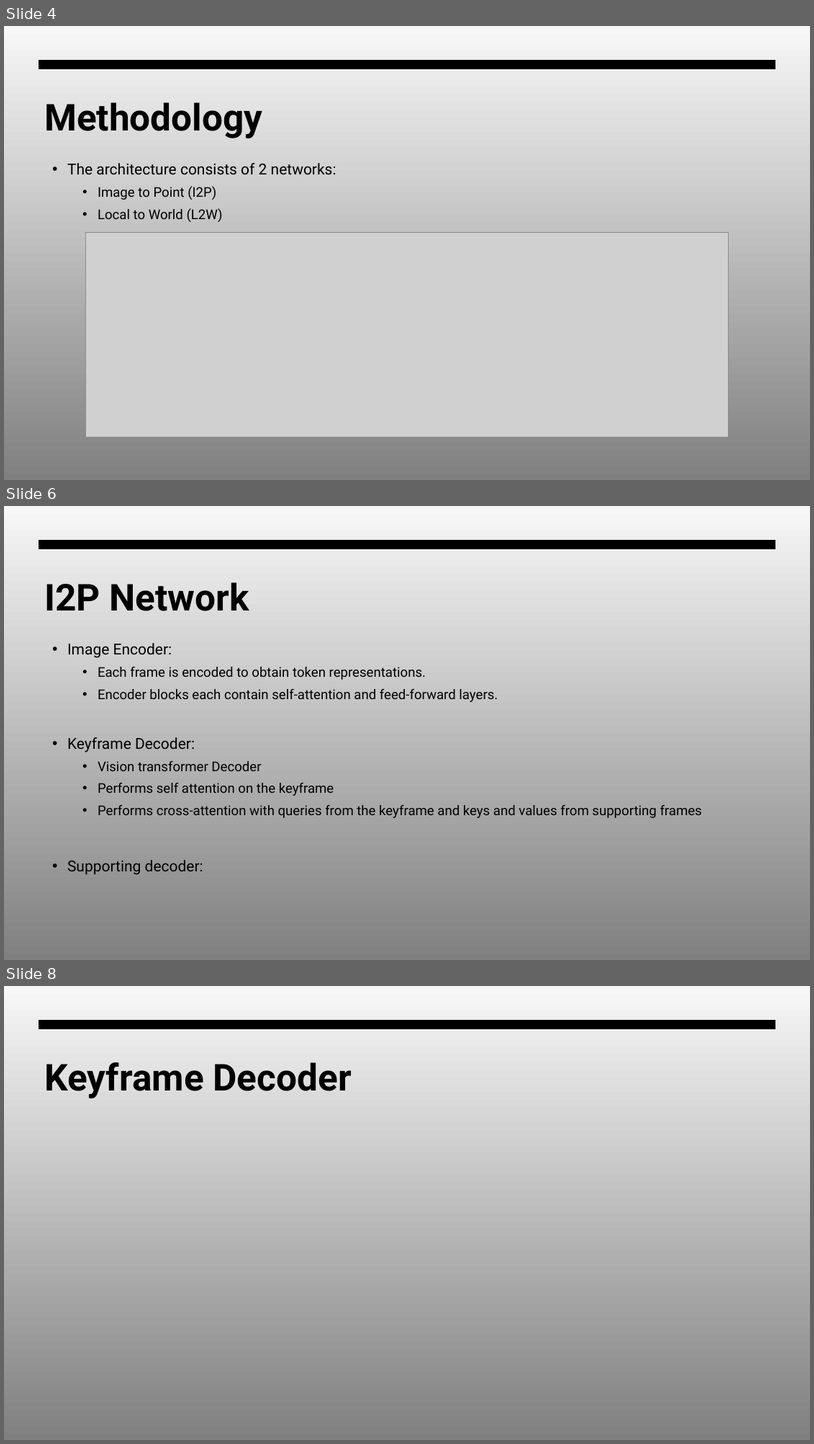
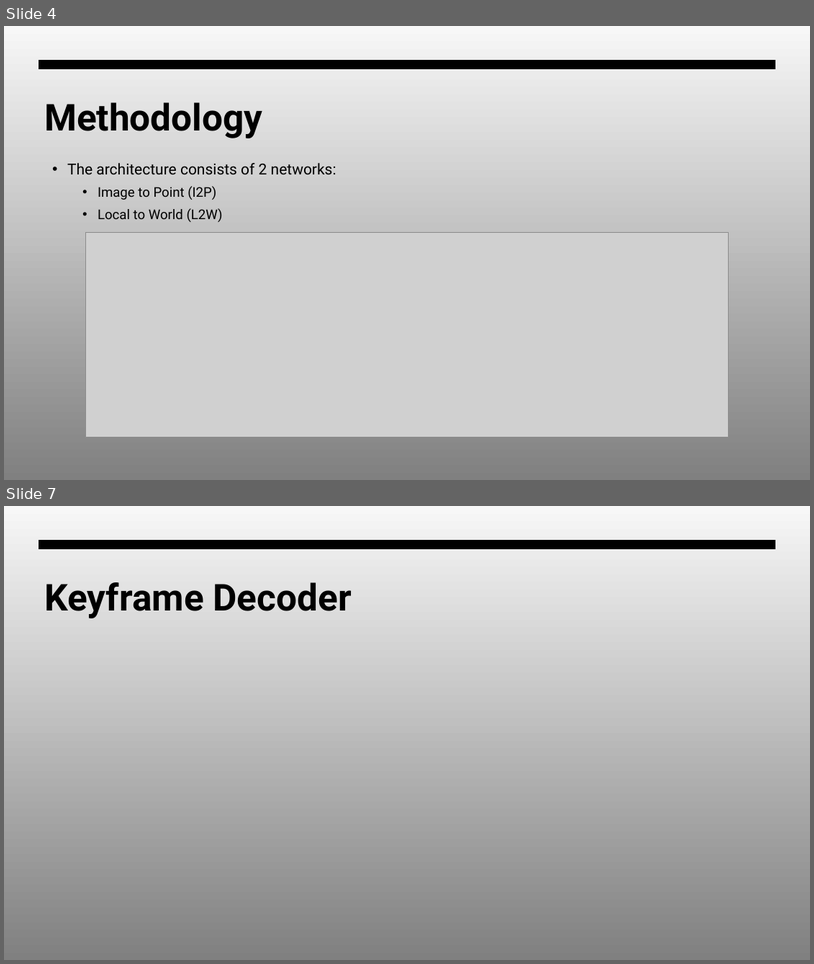
Before and after one commit to Warren-SJ/SLAM3R, a slide deck: SLAM3R.pptx. Shown one above the other, each under a label of ours: slides 4, 6 and 8 before the commit, slides 4 and 7 after it; the slides between them are not shown. The pictures are 814x1444 and 814x964 pixels, drawn with LibreOffice and Linux fonts; fonts in the diff are those of the drawing; grey boxes stand for pictures. Boxes give left, top, right and bottom in pixels: in the first picture for what was removed or moved away, otherwise in the second. Text is boxed around its words. In the diff, an @@ line names an element or a change of style, - is before the commit and + after.

```diff
--- a/SLAM3R.pptx
+++ b/SLAM3R.pptx
@@ slide 6 removed at (4,506,810,960), background gradient #F7F7F7 to #808080; not listed: 1 template element that a slide beside it also shows @@
@@ title removed at (44,582,250,611) @@
-I2P Network
@@ text removed at (67,643,702,875) @@
-• Image Encoder:
-  • Each frame is encoded to obtain token representations.
-  • Encoder blocks each contain self-attention and feed-forward layers.
-• Keyframe Decoder:
-  • Vision transformer Decoder
-  • Performs self attention on the keyframe
-  • Performs cross-attention with queries from the keyframe and keys and values from supporting frames
-• Supporting decoder:
@@ what was slide 8 is now slide 7 @@
```
Also in this commit, not shown: 2 slides changed, 10 slides added.
